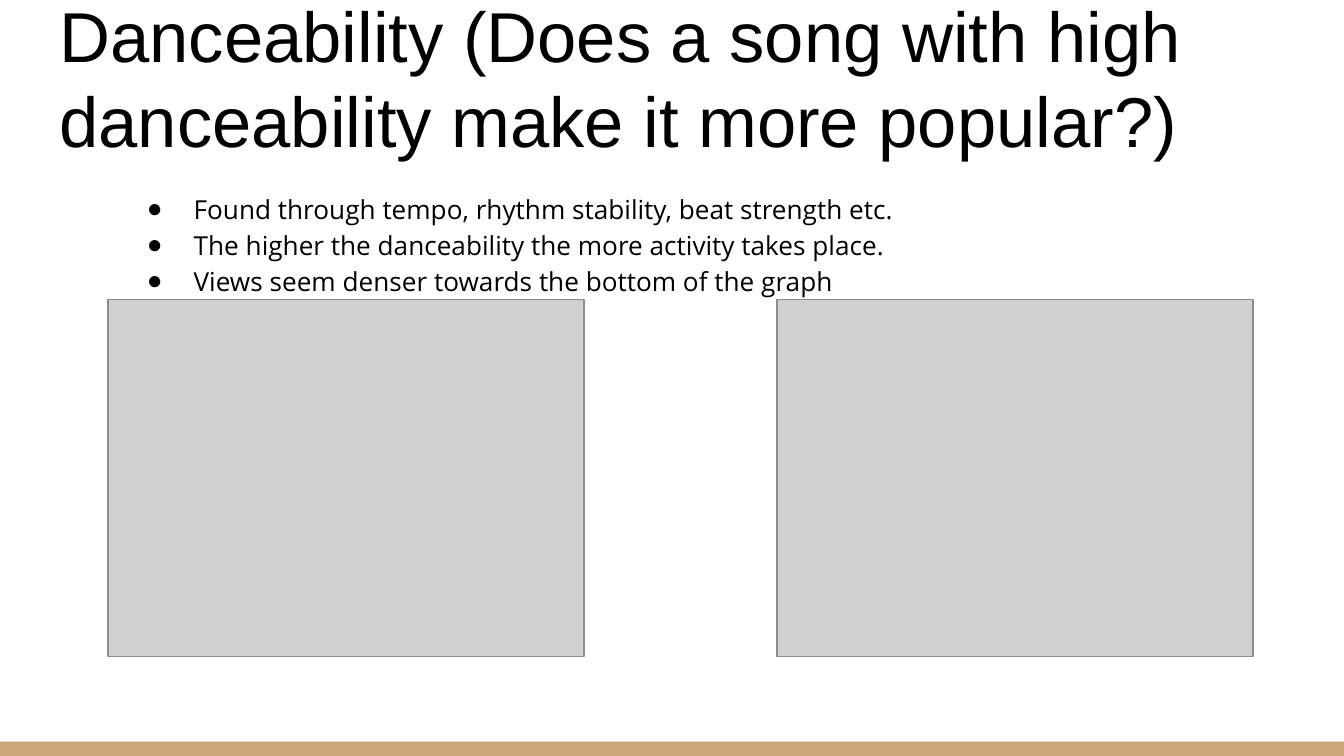
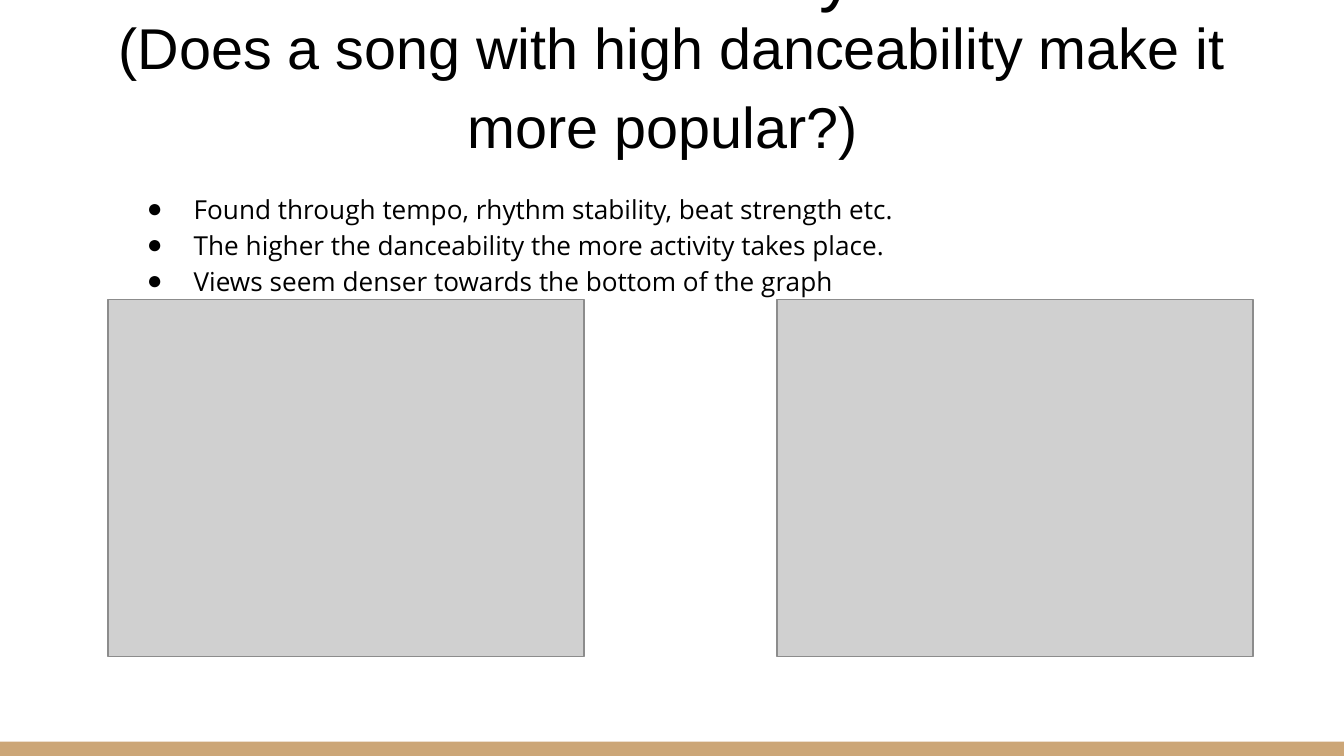
Before and after one commit to Nicholas-Simpson/Project1, a slide deck: slide 6 of Group 3 Presentation.pptx. Drawn at 1344x756 pixels with LibreOffice and Linux fonts; fonts in the diff are those of the drawing; grey boxes stand for pictures. Boxes give left, top, right and bottom in pixels: in the first picture for what was removed or moved away, otherwise in the second. Text is boxed around its words. In the diff, an @@ line names an element or a change of style, - is before the commit and + after.

```diff
--- a/Group 3 Presentation.pptx
+++ b/Group 3 Presentation.pptx
@@ title at box(118, 27, 1224, 158): text changed; size 37.8 to 30.8 pt @@
-Danceability (Does a song with high danceability make it more popular?)
+Danceability
+(Does a song with high danceability make it more popular?)
```
Also in this commit, not shown: 6 other slides changed.
